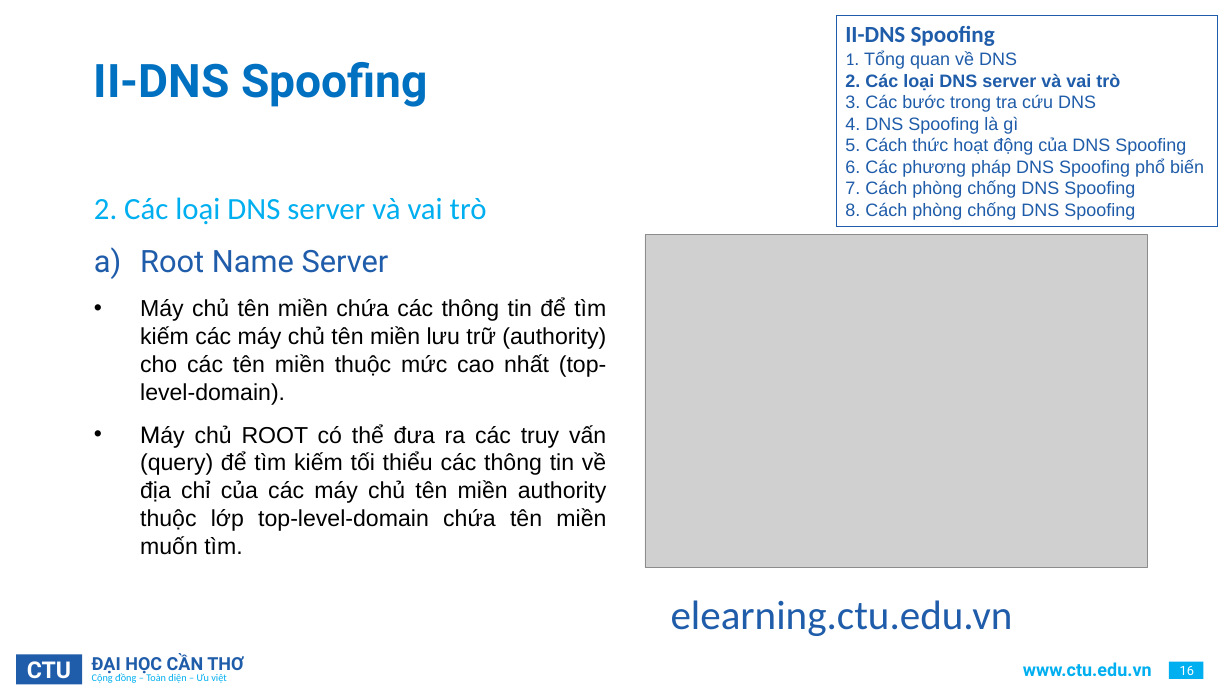
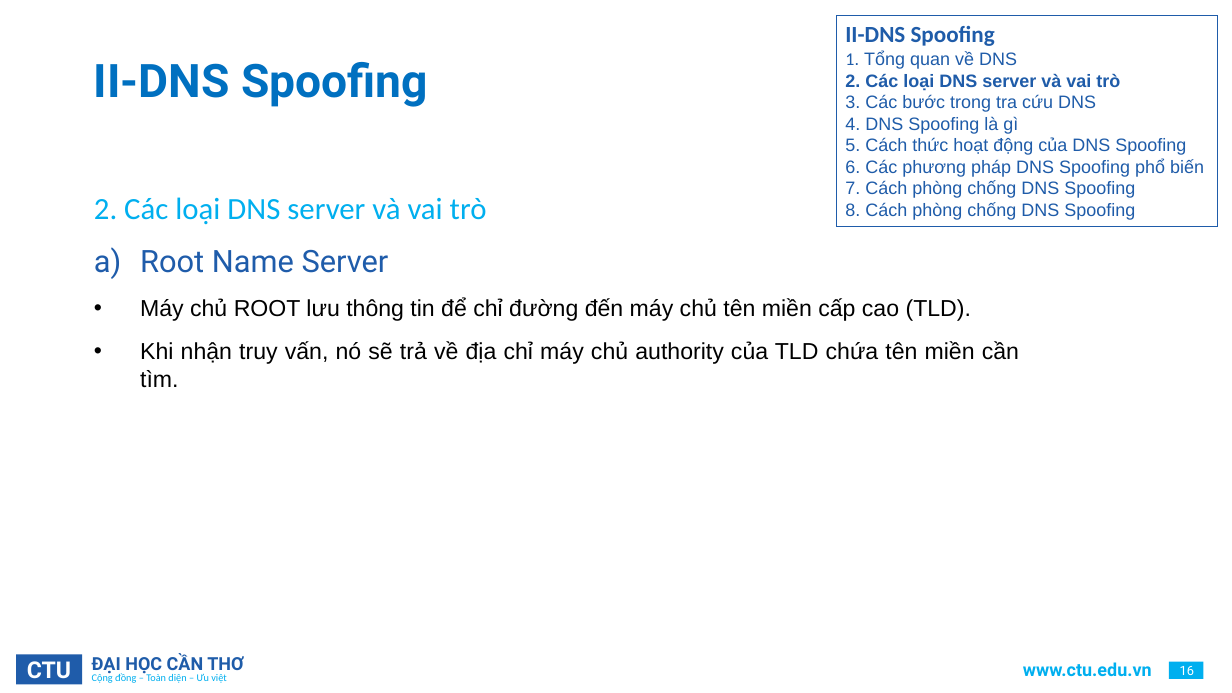
Before and after one commit to HaiDangDoo/archive, a slide deck: slide 16 of NLCS/CTU_PowerPoint_Template.pptx. Drawn at 1232x693 pixels with LibreOffice and Linux fonts; fonts in the diff are those of the drawing; grey boxes stand for pictures; background and template pictures are left out. Boxes give left, top, right and bottom in pixels: in the first picture for what was removed or moved away, otherwise in the second. Text is boxed around its words. In the diff, an @@ line names an element or a change of style, - is before the commit and + after.

```diff
--- a/NLCS/CTU_PowerPoint_Template.pptx
+++ b/NLCS/CTU_PowerPoint_Template.pptx
@@ picture removed at (645, 235, 1148, 567) @@
@@ text at (140, 298, 1019, 388): text changed @@
-• Máy chủ tên miền chứa các thông tin để tìm kiếm các máy chủ tên miền lưu trữ (authority) cho các tên miền thuộc mức cao nhất (top-level-domain).
-• Máy chủ ROOT có thể đưa ra các truy vấn (query) để tìm kiếm tối thiểu các thông tin về địa chỉ của các máy chủ tên miền authority thuộc lớp top-level-domain chứa tên miền muốn tìm.
+• Máy chủ ROOT lưu thông tin để chỉ đường đến máy chủ tên miền cấp cao (TLD).
+• Khi nhận truy vấn, nó sẽ trả về địa chỉ máy chủ authority của TLD chứa tên miền cần tìm.
@@ text removed at (671, 600, 1013, 636) @@
-elearning.ctu.edu.vn
```
Also in this commit, not shown: 30 other slides changed, 2 slides removed, 35 other files.
